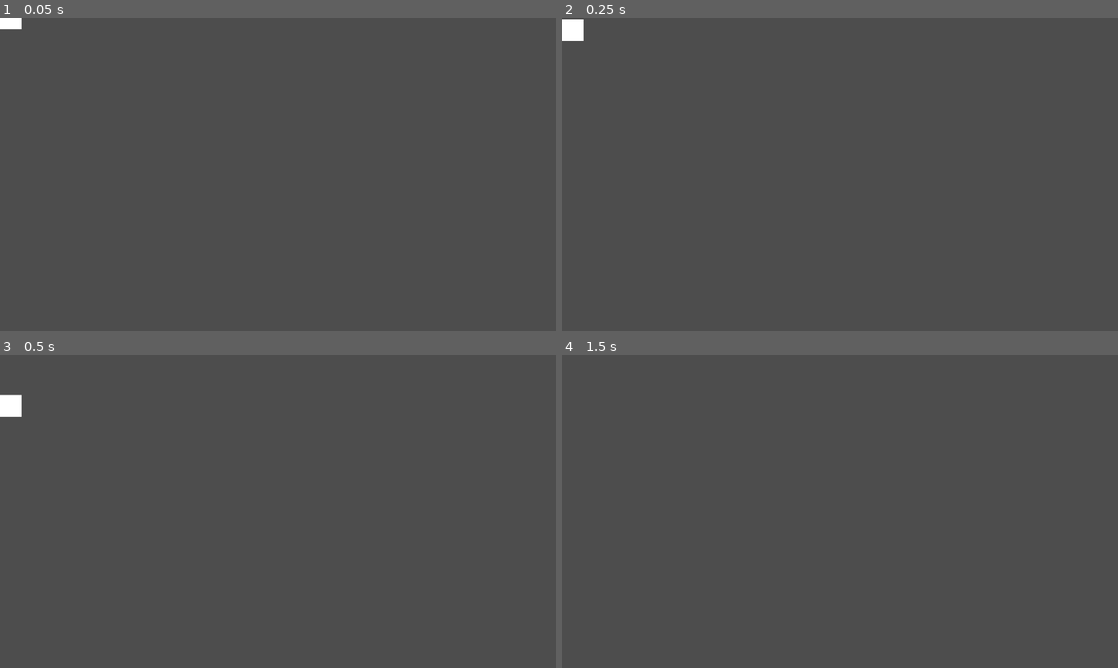
Above: before the commit, frames 1-4 (two rows, left to right).
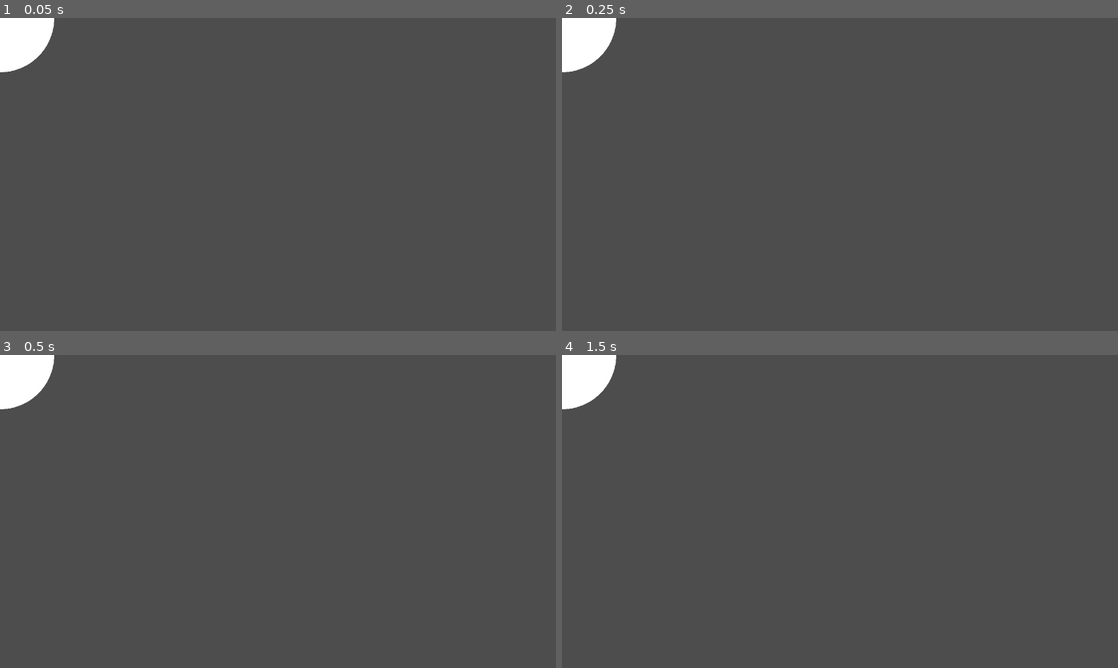
Above: after the commit, the same moments.

Repository: rielvis/SPiG_T4_PhPe
Game: Godot game, scene res://pinball_game/scenes/bumper.tscn
Two runs of this game, one before a commit and one after it. Both use one fixed random seed, a clock stepped at 60 frames per second and the inputs below. This scene is started directly instead of the project's main scene.
Inputs:
- Up to frame 1 (0.05 s): no input
- Up to frame 2 (0.25 s): no input
- Up to frame 3 (0.5 s): no input
- Up to frame 4 (1.5 s): hold Right (rightArrow) 0.53-1.28 s; hold D (D) 0.53-1.28 s; hold Left (leftArrow) from 1.28 s (still down); tap A (A) at 1.35 s

The runs differ from the first frame. In frame 1, 1.2% of the frame differs, in the area x 0-10%, y 0-18%; in frame 2, 1.1%; in frame 3, 1.3%; in frame 4, 1.3%.

Commit message:
Changed the bumper to a circle

Diff:
--- a/pinball_game/scenes/bumper.tscn
+++ b/pinball_game/scenes/bumper.tscn
@@ -1,15 +1,22 @@
-[gd_scene load_steps=3 format=3 uid="uid://b7bf5xngx4krm"]
+[gd_scene load_steps=4 format=3 uid="uid://b7bf5xngx4krm"]
 
-[sub_resource type="BoxMesh" id="BoxMesh_emn6p"]
-size = Vector3(100, 50, 1)
+[sub_resource type="PhysicsMaterial" id="PhysicsMaterial_emn6p"]
+bounce = 10.0
 
-[sub_resource type="RectangleShape2D" id="RectangleShape2D_clu3c"]
-size = Vector2(100, 50)
+[sub_resource type="SphereMesh" id="SphereMesh_emn6p"]
+radius = 25.0
+height = 50.0
+
+[sub_resource type="CircleShape2D" id="CircleShape2D_clu3c"]
+radius = 25.02
 
 [node name="Bumper" type="RigidBody2D"]
+scale = Vector2(5, 5)
+physics_material_override = SubResource("PhysicsMaterial_emn6p")
+freeze = true
 
 [node name="MeshInstance2D" type="MeshInstance2D" parent="."]
-mesh = SubResource("BoxMesh_emn6p")
+mesh = SubResource("SphereMesh_emn6p")
 
 [node name="CollisionShape2D" type="CollisionShape2D" parent="."]
-shape = SubResource("RectangleShape2D_clu3c")
+shape = SubResource("CircleShape2D_clu3c")
